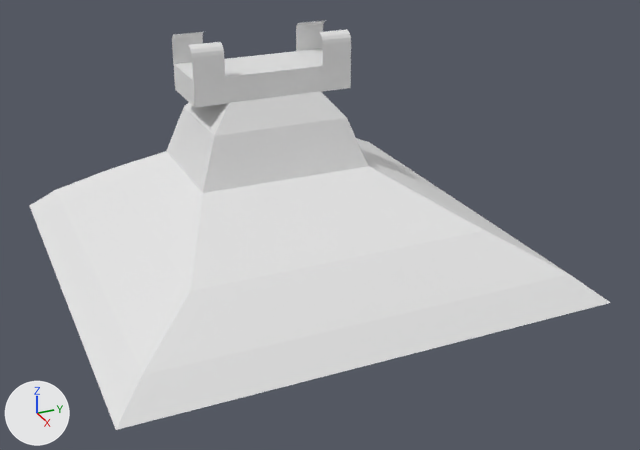
The Blender file ast/models/props/phone/phone.blend, before and after one commit.
Both versions are drawn from a 50 mm lens placed at (3.37, -1.35, 0.77), pointed at (0.19, 0.08, -0.82). The axes (+X, +Y, +Z) are drawn at lower left. The lights are the same throughout. The older version comes first.
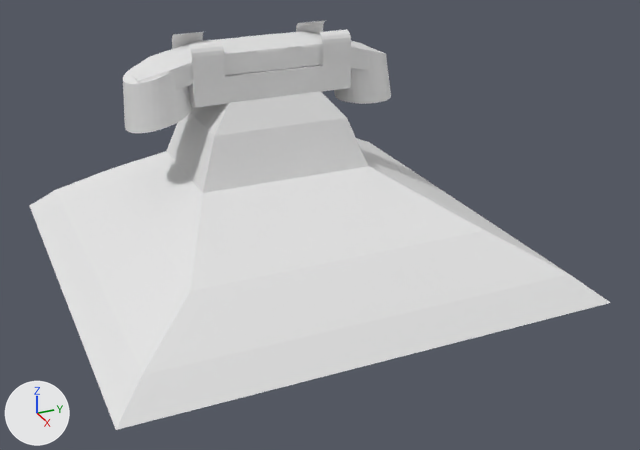
Pixel boxes (x1, y1, x2, y2) of what changed, in the pictures (640 x 450 px):
'phone.001', added
    after: (123, 31, 391, 133)

The change in detail:
Mesh me_cylinder_002 is new.
It has 217 vertices, 154 faces and spans x -1.08..1.08, y -0.98..8.1, z -0.89..1.37.
Object 'phone.001' (ob_phone_001) is new; it shows me_cylinder_002.
Its location is (-0.253, 0.498, -0.303).
Its rotation in degrees is (0, 0, 180).
Its scale is (0.139, 0.139, 0.139).
